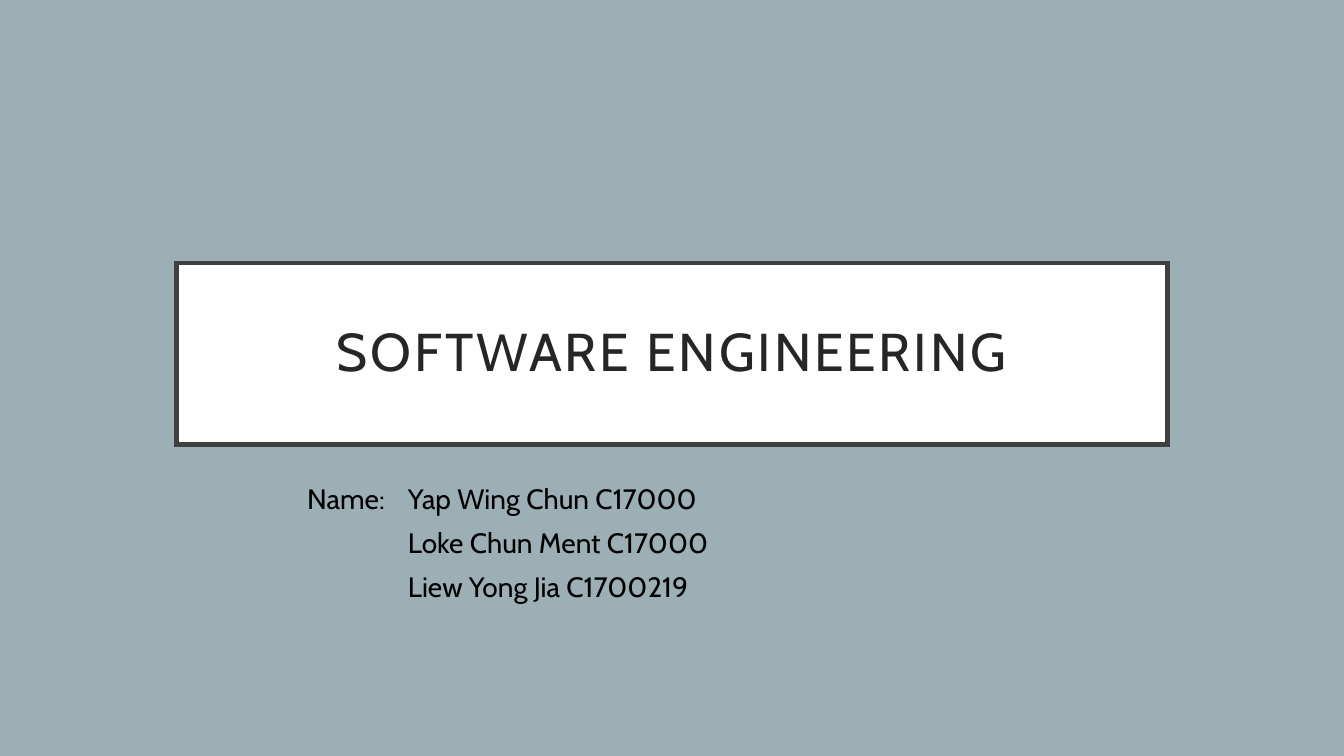
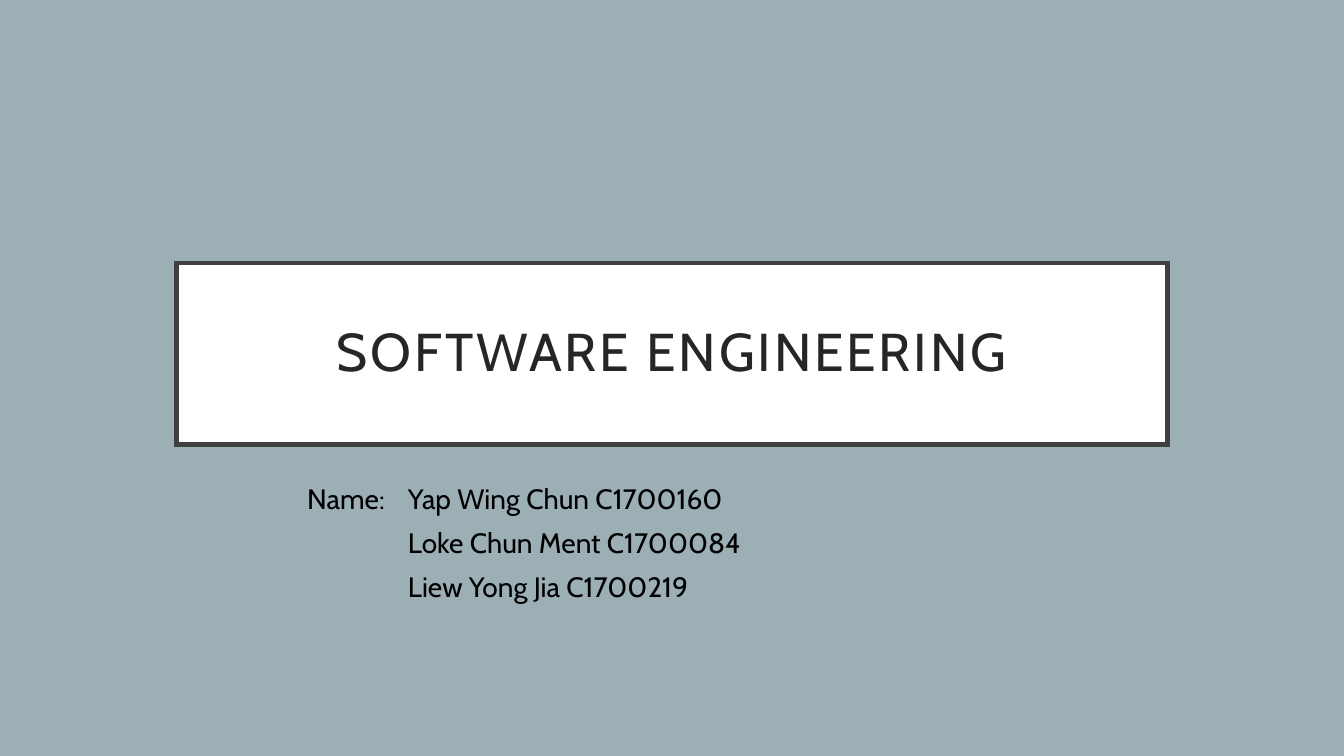
Before and after one commit to wcyap1027/Patient-Monitoring-System, a slide deck: slide 1 of SoftwareEngineering.pptx. Drawn at 1344x756 pixels with LibreOffice and Linux fonts; fonts in the diff are those of the drawing. Boxes give left, top, right and bottom in pixels: in the first picture for what was removed or moved away, otherwise in the second. Text is boxed around its words. In the diff, an @@ line names an element or a change of style, - is before the commit and + after.

```diff
--- a/SoftwareEngineering.pptx
+++ b/SoftwareEngineering.pptx
@@ subtitle at bbox=[307, 488, 741, 554]: text changed @@
-Name: Yap Wing Chun C17000
-Loke Chun Ment C17000
+Name: Yap Wing Chun C1700160
+Loke Chun Ment C1700084
```
Also in this commit, not shown: 3 other slides changed, 16 other files.
